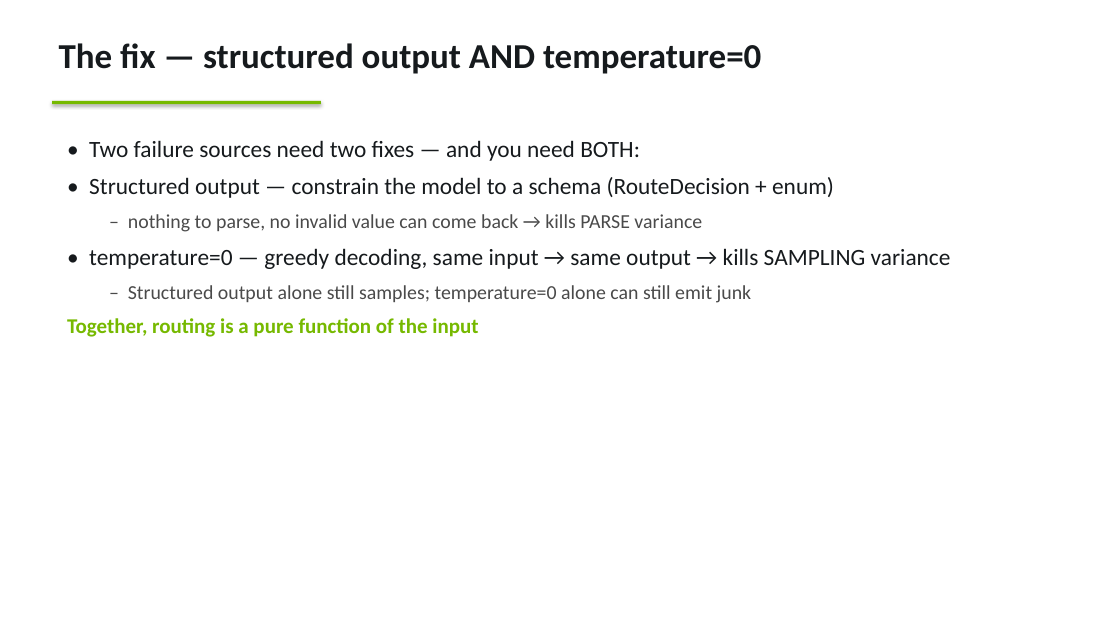
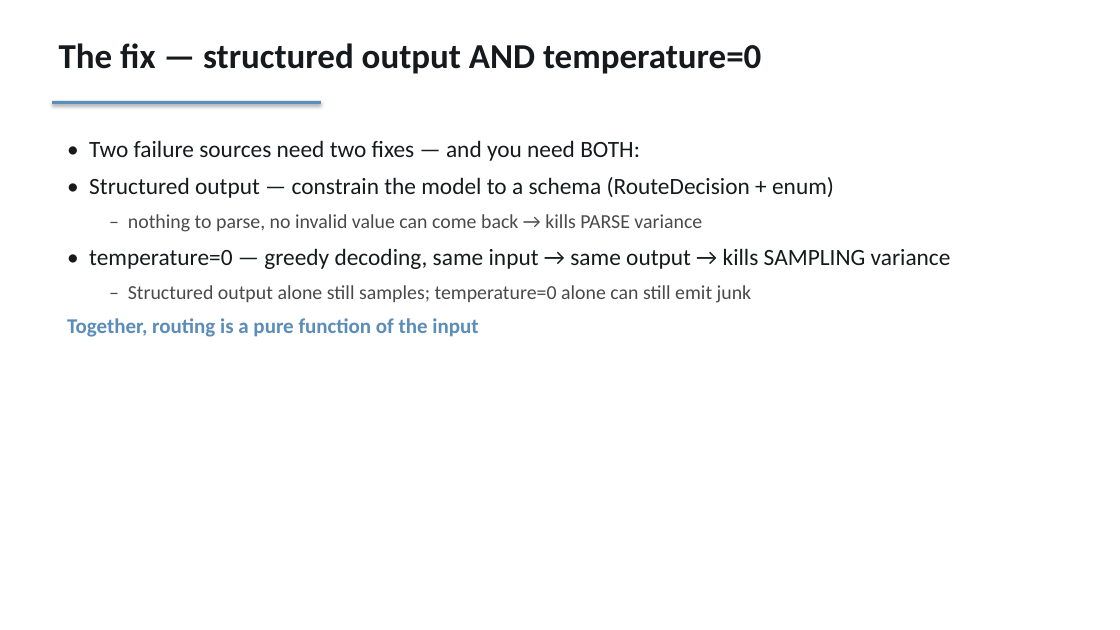
Before and after one commit to skippythemagnificent/Nvidia-Partner-Labs, a slide deck: slide 6 of decks/agents-and-orchestration.pptx. Drawn at 1120x630 pixels with LibreOffice and Linux fonts; fonts in the diff are those of the drawing. Boxes give left, top, right and bottom in pixels: in the first picture for what was removed or moved away, otherwise in the second. Text is boxed around its words. In the diff, an @@ line names an element or a change of style, - is before the commit and + after.

Commit message:
Update deck theme to neutral palette
Replace green accent and tint colors with a neutral blue-gray palette across all decks.

```diff
--- a/decks/agents-and-orchestration.pptx
+++ b/decks/agents-and-orchestration.pptx
@@ rectangle at (52, 101, 321, 104): fill #76B900 to #5B8DB8 @@
@@ text at (67, 318, 478, 337): text colour #76B900 to #5B8DB8 in "Together, routing is a pure function of ..." @@
```
Also in this commit, not shown: 17 other slides changed, 5 other files.
